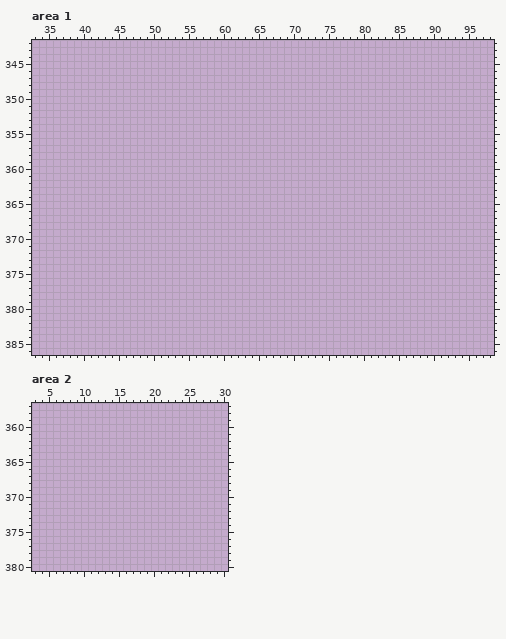
Two versions of one pixel-art file, Assets/Assets/tileSets.aseprite. That is the earlier state.
640x640 pixels, 1 frame. Colours within 5 levels of each other are drawn and written as one. Shown: area 1: x 33..98, y 342..386; area 2: x 3..30, y 357..380. The commit also changed other parts of the picture, which this record leaves out.
After:
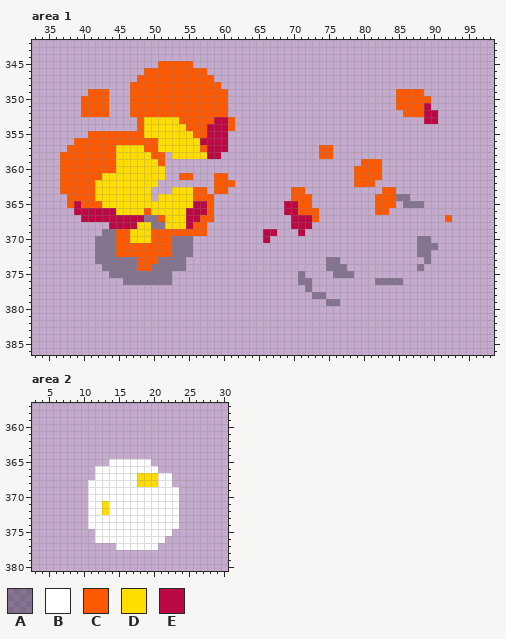
Palette (. is transparent): A #22203464  B #ffffff  C #ff5900  D #ffdd00  E #ba0944
The edit:
layer "Layer 6" added
Changed rows in their new state; - is an unchanged pixel.
Area 1, layer "Layer 6":
first column x 37:
345 --------------CCCCC-------------------------------------
346 ------------CCCCCCCCC-----------------------------------
347 -----------CCCCCCCCCCC----------------------------------
348 ----------CCCCCCCCCCCCC---------------------------------
349 ----CCC---CCCCCCCCCCCCCC------------------------CCCC----
350 ---CCCC---CCCCCCCCCCCCCC------------------------CCCCC---
351 ---CCCC---CCCCCCCCCCCCCC------------------------CCCCE---
352 ---CCCC---CCCCCCCCCCCCCC-------------------------CCCEE--
353 -----------CDDDDDCCCCCEEC---------------------------EE--
354 -----------CDDDDDDCCCEEEC-------------------------------
355 ----CCCCCCCCDDDDDDDCCEEE--------------------------------
356 --CCCCCCCCCCCCDDDDDDEEEE--------------------------------
357 -CCCCCCCDDDDCCDDDDDDCEEE-------------CC-----------------
358 CCCCCCCCDDDDDCC-DDDDDEE--------------CC-----------------
359 CCCCCCCCDDDDDDC----------------------------CCC----------
360 CCCCCCCCDDDDDDD---------------------------CCCC----------
361 CCCCCCDDDDDDDDD--CC---CC------------------CCCC----------
362 CCCCCDDDDDDDDD--------CCC-----------------CCC-----------
363 CCCCCDDDDDDDD---DDDCC-CC---------CC-----------CC--------
364 -CCCCDDDDDDDD-DDDDDCCC-----------CCC---------CCCAA------
365 -CECCCDDDDDDDDDDDDDEEC----------EECC---------CCC-AAA----
366 --EEEEEEDDDDCDDDDDEEEC----------EECCC--------CC---------
367 ---EEEEEEEEEAACDDDEECC-----------EEEC------------------C
368 -------EEEEDDAADDDECC------------EEE--------------------
369 ------AACCDDDCCCCCCCC--------EE---E---------------------
370 -----AAACCDDDCCCAAA----------E---------------------AA---
371 -----AAACCCCCCCCAAA--------------------------------AAA--
372 -----AAACCCCCCCCAAA--------------------------------AA---
373 -----AAAAAACCCAAAA--------------------AA------------A---
374 ------AAAAACCAAAAA--------------------AAA----------A----
375 -------AAAAAAAAA------------------A----AAA--------------
376 ---------AAAAAAA------------------AA---------AAAA-------
377 -----------------------------------A--------------------
378 ------------------------------------AA------------------
379 --------------------------------------AA----------------
Area 2, layer "Layer 6":
first column x 11:
365 ---BBBBBB----
366 -BBBBBBBBB---
367 -BBBBBBDDDBB-
368 BBBBBBBDDDBB-
369 BBBBBBBBBBBBB
370 BBBBBBBBBBBBB
371 BBDBBBBBBBBBB
372 BBDBBBBBBBBBB
373 BBBBBBBBBBBBB
374 BBBBBBBBBBBBB
375 -BBBBBBBBBBB-
376 -BBBBBBBBBB--
377 ----BBBBBB---
Pixel boxes of the changes (left, top, right, bottom) in both pictures:
added: (60, 61, 235, 285)
added: (396, 89, 438, 124)
added: (263, 145, 452, 306)
added: (88, 459, 179, 550)
